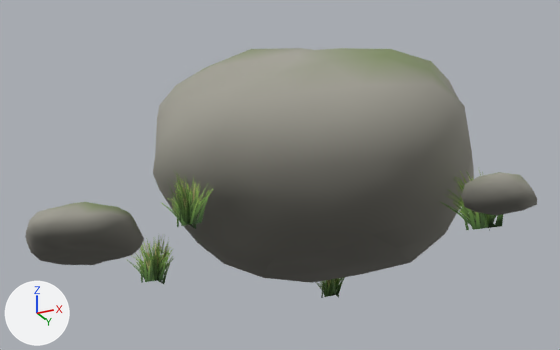
The glTF model game/assets/models/rock_c.glb: old version first, new version second.
Before and after are seen from a camera (50 mm lens) standing at (1.84, -4.03, -1.24) and looking at (-0.16, -0.05, 0.55). Every picture has the same lights, and +X, +Y and +Z are marked at lower left. The picture after the commit comes second. Where no turn or scale is listed for an object, it has been applied to the vertices. Vertices at exactly the same position are counted once.

Script lines for the objects in view, before the commit:
```python
mat_m_rock = bpy.data.materials.new('M_Rock')
mat_m_rock.use_nodes = True; mat_m_rock.node_tree.nodes.clear()
_N = mat_m_rock.node_tree.nodes; _L = mat_m_rock.node_tree.links
n0 = _N.new('ShaderNodeBsdfPrincipled'); n0.name = 'Principled BSDF'
n0.inputs[2].default_value = 0.9  # 'Roughness'
n1 = _N.new('ShaderNodeOutputMaterial'); n1.name = 'Material Output'
n2 = _N.new('ShaderNodeMix'); n2.name = 'Mix'
n2.data_type = 'RGBA'
n2.blend_type = 'MULTIPLY'
n2.inputs[0].default_value = 1.0  # 'Factor'
n2.inputs[7].default_value = (0.392, 0.381, 0.328, 1.0)  # 'B', grey #a8a69b
n3 = _N.new('ShaderNodeVertexColor'); n3.name = 'Color Attribute'
_L.new(n0.outputs[0], n1.inputs[0])  # 'BSDF' to 'Surface'
_L.new(n2.outputs[2], n0.inputs[0])  # 'Result' to 'Base Color'
_L.new(n3.outputs[0], n2.inputs[6])  # 'Color' to 'A'
me_icosphere = bpy.data.meshes.new('Icosphere')
me_icosphere.from_pydata(...)  # 414 vertices, 752 faces; spans x -1.47..1.38, y -1.11..1.15, z 0.0..1.18
# faces by material slot: [720, 32]
me_icosphere.materials.append(mat_m_rock)
me_icosphere.materials.append(mat_m_grass)
# before: 402 (-0.43, -0.87, 0.0), 403 (-0.08, -0.88, 0.0), 408 (-0.25, -1.07, 0.0), 409 (-0.27, -0.69, 0.0)
ob_rock_c_mesh = bpy.data.objects.new('rock_c_mesh', me_icosphere)
ob_rock_c_mesh.location = (0.0, 0.0, 0.0)
```
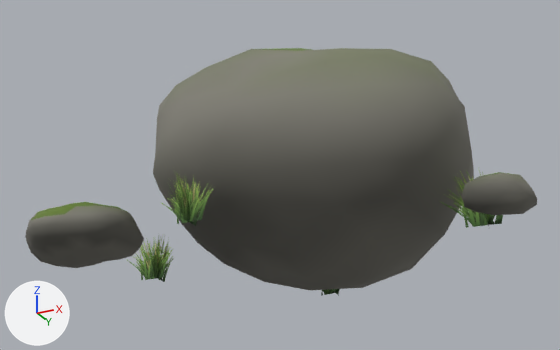
What differs and where, as boxes (x1, y1, x2, y2) in the pictures (560 x 350 px; the box of a moved part takes in the faces that stretch with it):
'rock_c_mesh', surface changed, reshaped
    before: (25, 48, 537, 298)
    after: (25, 48, 537, 296)
part 1 of me_icosphere, moved or reshaped
    before: (224, 192, 537, 298)
    after: (224, 192, 537, 296)
part 2 of me_icosphere, moved or reshaped
    before: (41, 242, 139, 265)
    after: (44, 242, 139, 268)
part 3 of me_icosphere, moved or reshaped
    before: (163, 189, 209, 229)
    after: (163, 187, 209, 226)
part 4 of me_icosphere, recoloured
    before: (25, 48, 537, 283)
    after: (25, 48, 537, 290)
part 5 of me_icosphere, recoloured
    both: (31, 48, 509, 220)

Diff of the bpy script that builds the scene:
```diff
--- a/game/assets/models/rock_c.glb.py
+++ b/game/assets/models/rock_c.glb.py
@@ mat_m_rock @@
 n2 = _N.new('ShaderNodeMix'); n2.name = 'Mix'
 n2.inputs[0].default_value = 1.0  # 'Factor'
-n2.inputs[7].default_value = (0.392, 0.381, 0.328, 1.0)  # 'B', grey #a8a69b
+n2.inputs[7].default_value = (0.258, 0.25, 0.212, 1.0)  # 'B', grey #8b897f
 n3 = _N.new('ShaderNodeVertexColor'); n3.name = 'Color Attribute'
@@ mat_m_rockmoss @@
+mat_m_rockmoss = bpy.data.materials.new('M_RockMoss')
+# nodes: BsdfPrincipled, Mix, OutputMaterial, VertexColor
+# colours: green #71883e, mixed with the vertex colours
@@ me_icosphere @@
 # used by ob_rock_c_mesh; location = (0.0, 0.0, 0.0)
-me_icosphere.from_pydata(...)  # 414 vertices, 752 faces; spans x -1.47..1.38, y -1.11..1.15, z 0.0..1.18
+me_icosphere.from_pydata(...)  # 414 vertices, 752 faces; spans x -1.47..1.38, y -1.11..1.15, z -0.14..1.18
+# me_icosphere part 1: 22 of 414 vertices moved; they spanned x -0.42..1.3, y -0.46..1.1, z 0.0 and now span x -0.42..1.3, y -0.46..1.1, z -0.14..0.01; mean shift (0.0, 0.0, -0.03); largest move (0.26, 0.15, 0.0) -> (0.26, 0.15, -0.14)
+# me_icosphere part 2: 5 of the vertices in x -1.36..-0.83, y -0.84..-0.53, z 0.0 are moved by (0.0, 0.0, -0.02)
+# me_icosphere part 3
+for i in [402, 403, 408, 409]: me_icosphere.vertices[i].co += Vector((0.0, 0.0, 0.01))
+# me_icosphere part 4: 700 kept faces spanning x -1.47..1.38, y -1.03..0.86, z -0.14..1.18 get new vertex colours
+# me_icosphere part 5: 191 faces spanning x -1.44..1.34, y -1.02..0.72, z 0.08..1.18 switch from mat_m_rock to mat_m_rockmoss
+# other edits to the shape of me_icosphere do not show in these pictures
 me_icosphere.materials.append(mat_m_grass)
```
